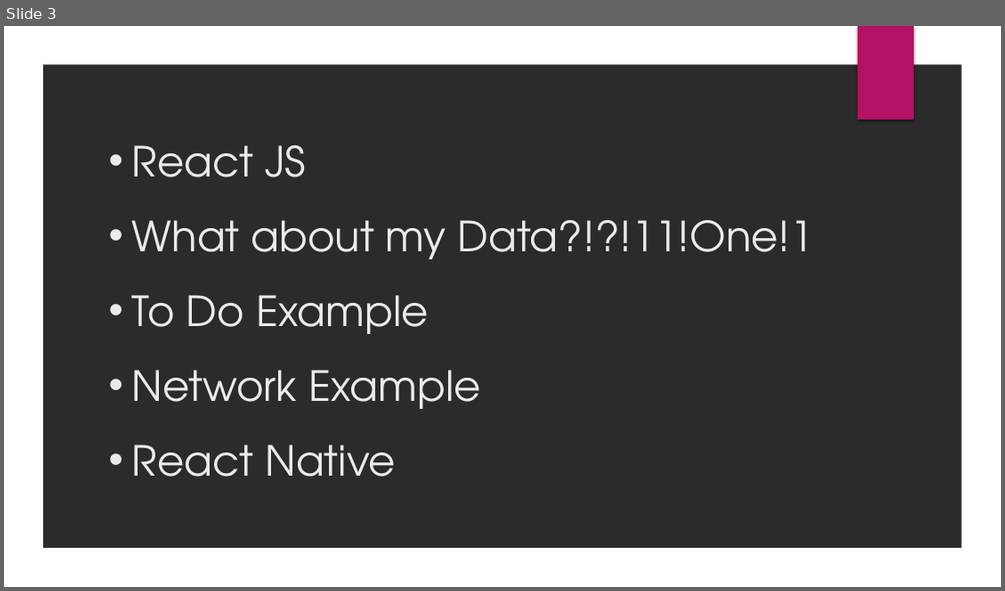
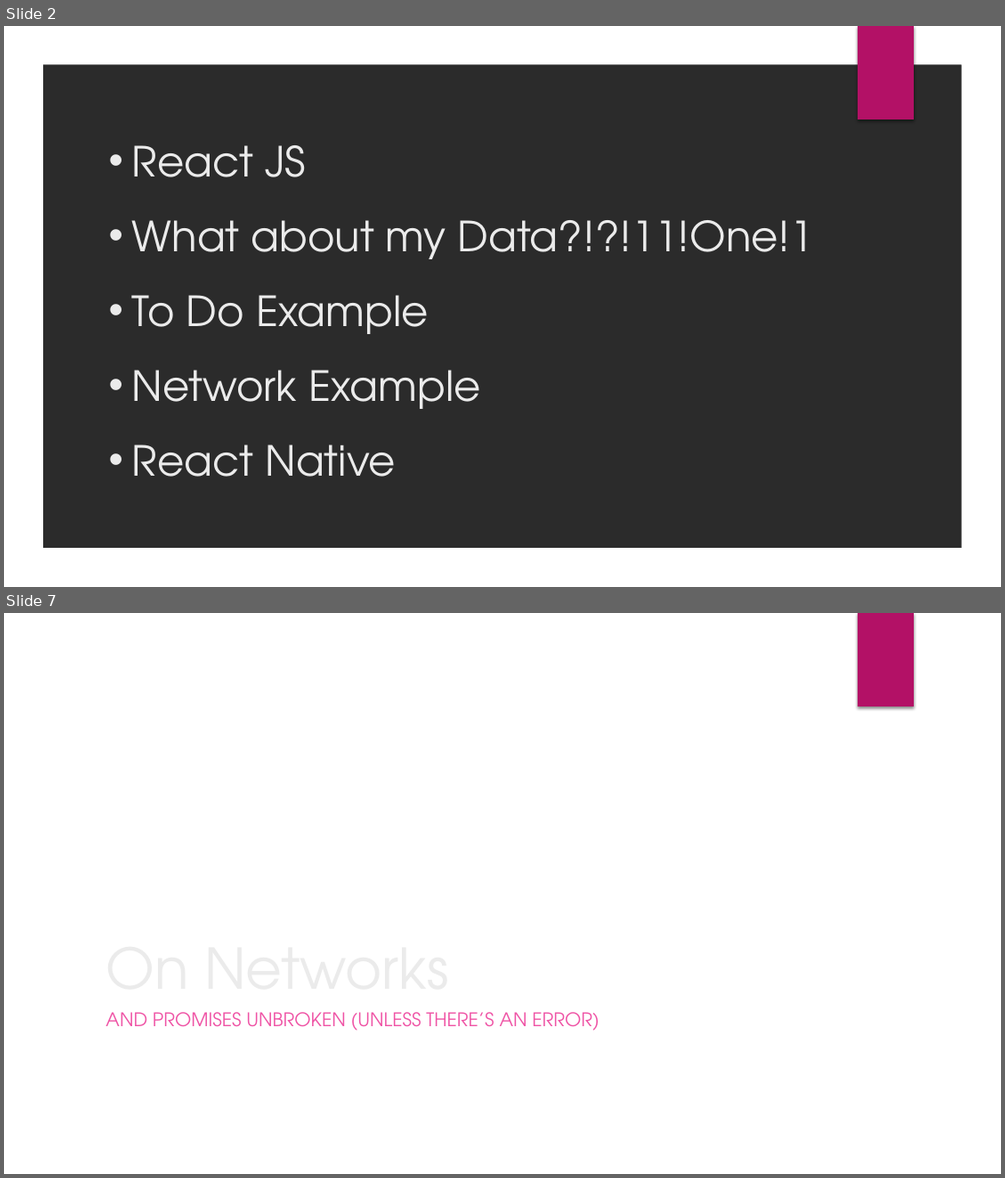
Before and after one commit to adelamodwala/reactDemo, a slide deck: presentation.pptx. Shown one above the other, each under a label of ours: slide 3 before the commit, slides 2 and 7 after it; the slides between them are not shown. The pictures are 1005x591 and 1005x1178 pixels, drawn with LibreOffice and Linux fonts; fonts in the diff are those of the drawing; background and template pictures are left out; a plain dark background stands for a picture behind light text. Boxes give left, top, right and bottom in pixels: in the first picture for what was removed or moved away, otherwise in the second. Text is boxed around its words. In the diff, an @@ line names an element or a change of style, - is before the commit and + after.

Commit message:
Update presentation, fix title

```diff
--- a/presentation.pptx
+++ b/presentation.pptx
@@ slide 7 added at box(4, 613, 1001, 1174), background picture (left out); not listed: 1 template element that a slide beside it also shows @@
@@ title added at box(105, 1012, 449, 1014), 54 pt, text #EBEBEB @@
+On Networks
@@ subtitle added at box(105, 1012, 599, 1030), 18 pt, text #EF53A5 @@
+AND PROMISES UNBROKEN (UNLESS THERE’S AN ERROR)
@@ what was slide 3 is now slide 2 @@
```
Also in this commit, not shown: 1 slide changed, 4 other slides added, 2 other files.
